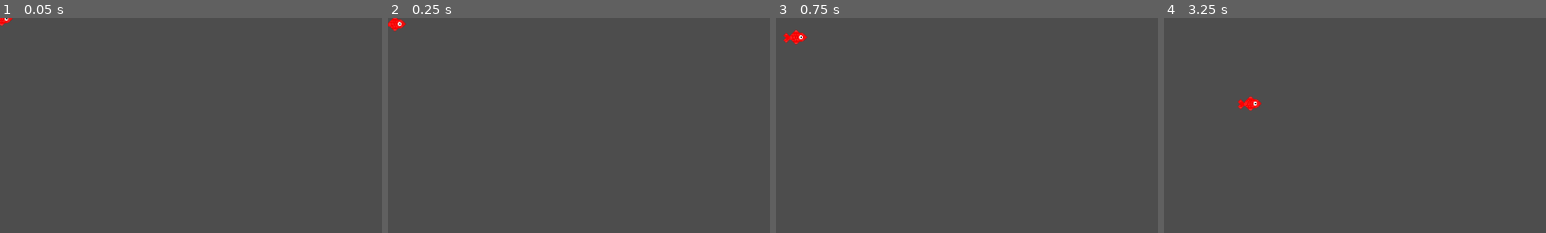
Above: before the commit, frames 1-4 (left to right).
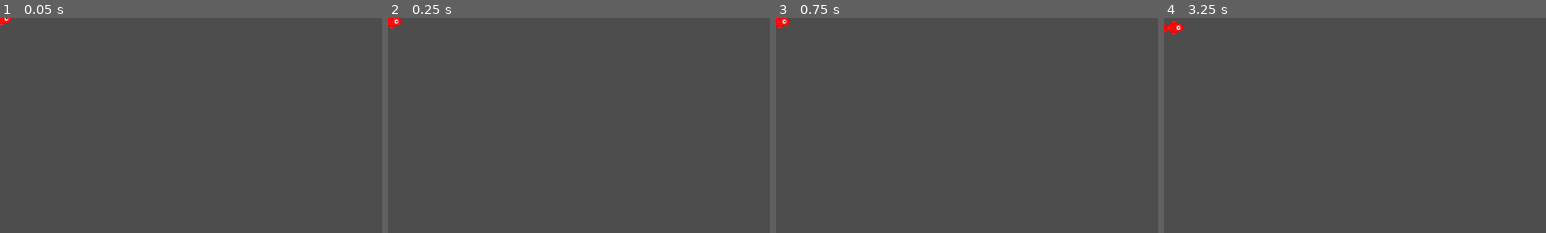
Above: after the commit, the same moments.

Repository: manspider-thatdev/fishing-game
Game: Godot game, scene res://scenes/fish.tscn
Same seed, same stepped clock (60 frames per second), same inputs: the game is played once before the commit and once after it. This scene is started directly instead of the project's main scene.
Inputs:
- Up to frame 1 (0.05 s): no input
- Up to frame 2 (0.25 s): no input
- Up to frame 3 (0.75 s): hold D (right) from 0.53 s (still down); hold Space (space) from 0.53 s (still down)
- Up to frame 4 (3.25 s): release D (right) at 1.28 s; release Space (space) at 1.28 s; hold S (down) 1.28-2.03 s; tap Space (space) at 1.35, 2.85 s; hold D (right) 2.03-2.78 s; hold Space (space) 2.03-2.78 s; hold W (up) from 2.78 s (still down)
The pictures show only the part of the screen within x 0-50%, y 0-50%; the shares and areas given below are measured in that part.

Frame 1 is identical in both runs. In frame 2, 0.2% of the frame differs, in the area x 0-5%, y 0-7%; in frame 3, 0.4%; in frame 4, 0.5%, in the area x 0-26%, y 0-44%.

Commit message:
A bit of future-prep and reorganization

Diff:
--- a/scenes/fish.tscn
+++ b/scenes/fish.tscn
@@ -21,9 +21,11 @@
 [node name="Timers" type="Node" parent="."]
 
 [node name="Lifespan" type="Timer" parent="Timers"]
-wait_time = 10.0
 
 [node name="Movement" type="Timer" parent="Timers"]
 
+[node name="Fleeing" type="Timer" parent="Timers"]
+
 [connection signal="timeout" from="Timers/Lifespan" to="." method="_on_lifespan_t_timeout"]
 [connection signal="timeout" from="Timers/Movement" to="." method="_on_move_t_timeout"]
+[connection signal="timeout" from="Timers/Fleeing" to="." method="_on_fleeing_timeout"]
--- a/scripts/fish.gd
+++ b/scripts/fish.gd
@@ -5,46 +5,80 @@
 @onready var screensize: Vector2 = get_viewport().get_visible_rect().size
 @onready var life_timer: Timer = $Timers/Lifespan
 @onready var move_timer: Timer = $Timers/Movement
-@onready var move_target: Marker2D = $TargetPos
+@onready var flee_timer: Timer = $Timers/Fleeing
+@onready var move_target: Node2D = $TargetPos # typed as Node2D to allow swapping for bobber later
 
-@export var lifespan: float = 30.0
-@export var move_wait: float = 4.0
+enum FishStates {ROAM, SEEK, HOOK, FLEE}
+var fish_state: FishStates = FishStates.ROAM
+
+@export var immortal: bool = false
+@export var lifespan: float = 60.0
+@export var move_wait: float = 3.0
 @export var move_speed: float = 40.0
-var moving: bool = false
-# probably need to set-up a mini state-machine
-# to differentiate between setting random targets for wandering
-# and when the fish is interested in the bobber
+@export var flee_wait: float = move_wait
 
 # Called when the node enters the scene tree for the first time.
 func _ready() -> void:
-	move_target.position.x = rng.randf_range(0.0, screensize.x)
-	move_target.position.y = rng.randf_range(0.0, screensize.y)
-	life_timer.start(lifespan)
+	new_target()
 	move_timer.start(move_wait)
-	print(lifespan)
-	print(move_wait)
-	print(screensize)
-	pass # Replace with function body.
+	if !immortal:
+		life_timer.start(lifespan)
 
 # Called every frame. 'delta' is the elapsed time since the previous frame.
 func _process(delta: float) -> void:
-	pass
+	if life_timer.time_left == 0:
+		if fish_state != FishStates.SEEK && fish_state != FishStates.HOOK:
+			queue_free()
+
+func set_target(pos: Vector2) -> void:
+	move_target.position = pos
+
+func new_target() -> void:
+	var direction := Vector2(rng.randf_range(-1, 1), rng.randf_range(-1, 1))
+	var potential := move_wait * move_speed
+	var magnitude := rng.randf_range(0, potential) # adds variety by not always going max-distance
+	var tPos := direction * magnitude
+	# Out-of-bounds Checking/Handling
+	tPos.x *= -1 if (tPos.x < 0) else 1
+	tPos.y *= -1 if (tPos.y < 0) else 1
+	tPos.x = clampf(tPos.x, 0, screensize.x)
+	tPos.y = clampf(tPos.y, 0, screensize.y)
+	set_target(tPos)
 
 func _physics_process(delta: float) -> void:
-	var velocity := delta * move_speed
-	position.x = move_toward(position.x, move_target.position.x, velocity)
-	position.y = move_toward(position.y, move_target.position.y, velocity)
-	pass
+	match fish_state:
+		FishStates.HOOK: # Presumably do nothing while QTEs go off
+			pass
+		FishStates.ROAM:
+			var speed := delta * move_speed
+			position.x = move_toward(position.x, move_target.position.x, speed)
+			position.y = move_toward(position.y, move_target.position.y, speed)
+		FishStates.SEEK: # Pursuing the bobber actively
+			pass
+		FishStates.FLEE: # When startled, possibly tied to a signal from the bobber?
+			pass
 
 func _on_lifespan_t_timeout() -> void:
-	queue_free()
-	print("Fish says bye-bye!")
+	if immortal:
+		life_timer.start(lifespan)
+	elif fish_state != FishStates.SEEK && fish_state != FishStates.HOOK:
+		queue_free()
 
-# probably better to eventually change this to a circular area
-# around the fish so it seems more natural, instead of just
-# targeting random points on the entire screen lol
 func _on_move_t_timeout() -> void:
-	move_target.position.x = rng.randf_range(0.0, screensize.x)
-	move_target.position.y = rng.randf_range(0.0, screensize.y)
+	new_target()
 	print("Fish wants to move to:")
 	print(move_target.position)
+
+func _on_fleeing_timeout() -> void:
+	new_target()
+	fish_state = FishStates.ROAM
+
+# Future Signals Probably
+func _on_catch() -> void: # When entering nearest bobber range and biting
+	fish_state = FishStates.HOOK
+func _on_bobber_move() -> void: # Check for Interest or Startle
+	if false:
+		fish_state = FishStates.SEEK
+	elif true:
+		fish_state = FishStates.FLEE
+		flee_timer.start(flee_wait)
